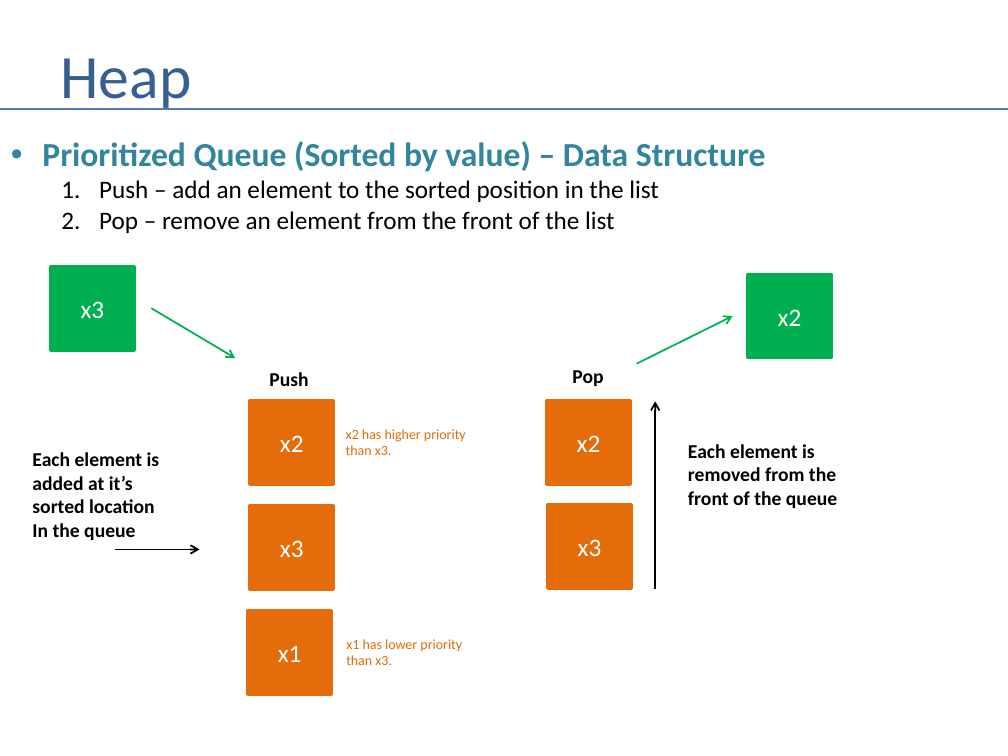
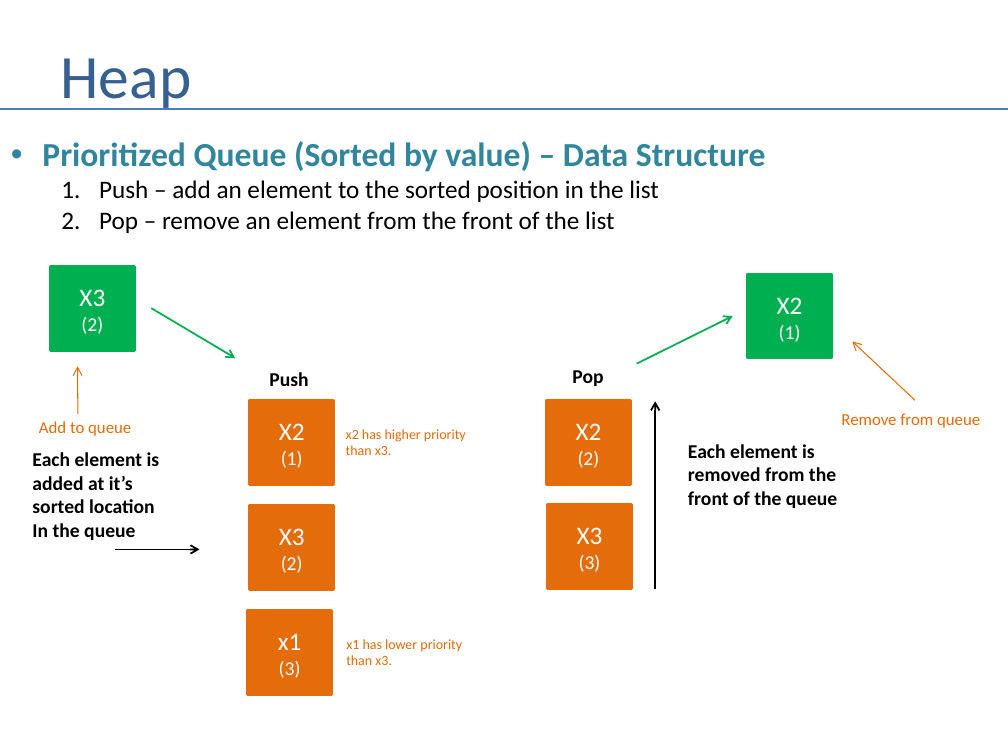
Before and after one commit to andrewferlitsch/Portland-Data-Science-Group, a slide deck: slide 27 of Presentations/Whiteboarding.pptx. Drawn at 1008x756 pixels with LibreOffice and Linux fonts; fonts in the diff are those of the drawing. Boxes give left, top, right and bottom in pixels: in the first picture for what was removed or moved away, otherwise in the second. Text is boxed around its words. In the diff, an @@ line names an element or a change of style, - is before the commit and + after.

Commit message:
fix typos in whiteboarding presentation

```diff
--- a/Presentations/Whiteboarding.pptx
+++ b/Presentations/Whiteboarding.pptx
@@ text in rectangle at (79, 289, 105, 334): text changed; size 18 to 14 pt @@
-x3
+X3
+(2)
@@ text in rectangle at (281, 297, 803, 573): text changed; size 18 to 14 pt @@
-x2
+X2
+(2)
@@ text in rectangle at (779, 325, 801, 342): text changed; size 18 to 14 pt @@
-x2
+X2
+(1)
@@ arrow added from (915, 400) to (853, 342), #E46C0A 0.75 pt @@
@@ arrow added from (78, 414) to (78, 366), #E46C0A 0.75 pt @@
@@ text added at (841, 413, 980, 428), 12 pt, text #E46C0A @@
+Remove from queue
@@ text added at (39, 421, 131, 436), 12 pt, text #E46C0A @@
+Add to queue
@@ text in rectangle at (279, 423, 305, 468): text changed; size 18 to 14 pt @@
-x2
+X2
+(1)
@@ text in rectangle at (279, 528, 305, 545): text changed; size 18 to 14 pt @@
-x3
+X3
+(2)
@@ text in rectangle at (577, 527, 603, 544): text changed; size 18 to 14 pt @@
-x3
+X3
+(3)
@@ text in rectangle at (278, 633, 302, 650): text changed; size 18 to 14 pt @@
-x1
+x1
+(3)
```
Also in this commit, not shown: 8 other slides changed.
